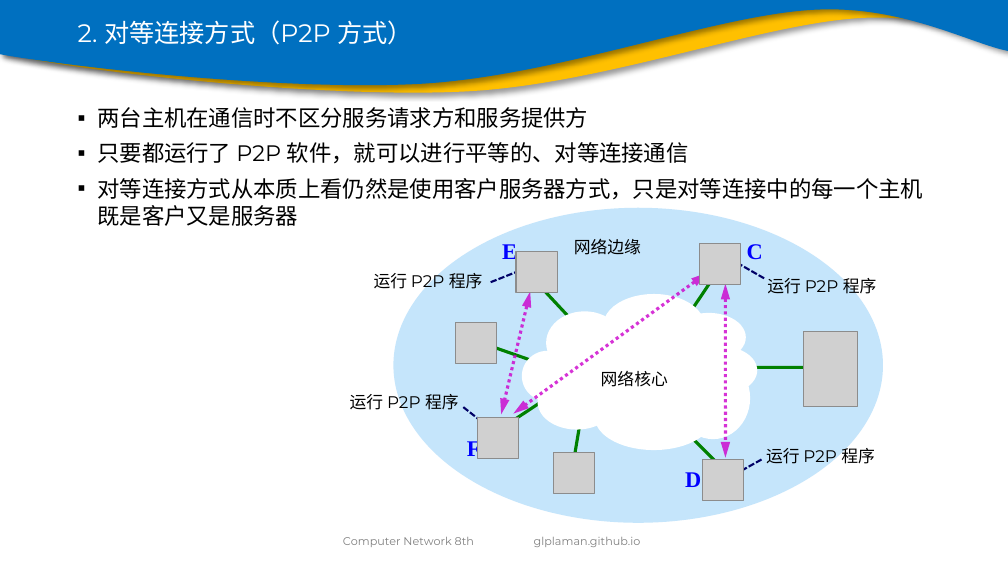
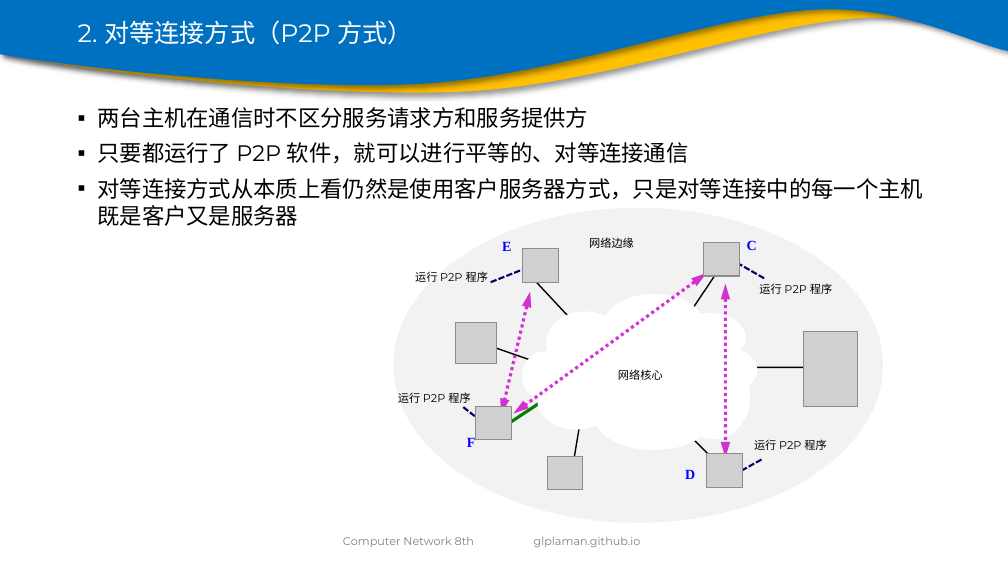
Before and after one commit to glplaman/glplaman.github.io, a slide deck: slide 37 of network/ppt/chap1.pptx. Drawn at 1008x567 pixels with LibreOffice and Linux fonts; fonts in the diff are those of the drawing; grey boxes stand for pictures; background and template pictures are left out. Boxes give left, top, right and bottom in pixels: in the first picture for what was removed or moved away, otherwise in the second. Text is boxed around its words. In the diff, an @@ line names an element or a change of style, - is before the commit and + after.

```diff
--- a/network/ppt/chap1.pptx
+++ b/network/ppt/chap1.pptx
@@ ellipse at (393,208,883,523): fill #C5E5FB to #F2F2F2 @@
@@ text "网络边缘" at (589,237,634,248): size 12 to 8 pt; alignment left to centre @@
@@ text "运行 P2P 程序": place and size @@
-text "运行 P2P 程序" at (374,270,483,291)
+text "运行 P2P 程序" at (415,271,488,282)
@@ picture: place and size @@
-picture at (516,252,557,293)
+picture at (523,249,558,282)
@@ line (723, 263) - (673, 337): stroke #008000 2.25 pt to #000000 1 pt @@
@@ picture: place and size @@
-picture at (700,244,741,285)
+picture at (704,243,739,276)
@@ line (528, 273) - (578, 327): stroke #008000 2.25 pt to #000000 1 pt @@
@@ text "运行 P2P 程序": place and size @@
-text "运行 P2P 程序" at (767,275,877,297)
+text "运行 P2P 程序" at (759,283,832,294)
@@ line (548, 366) - (464, 337): stroke #008000 2.25 pt to #000000 1 pt @@
@@ text "运行 P2P 程序": place and size @@
-text "运行 P2P 程序" at (350,392,459,413)
+text "运行 P2P 程序" at (398,392,470,403)
@@ text "网络核心" at (618,369,663,380): size 12 to 8 pt; alignment left to centre @@
@@ line (817, 367) - (731, 367): stroke #008000 2.25 pt to #000000 1 pt @@
@@ picture added at (476,406,511,439) @@
@@ picture removed at (478,417,519,459) @@
@@ line (572, 475) - (582, 414): stroke #008000 2.25 pt to #000000 1 pt @@
@@ line (717, 463) - (673, 419): stroke #008000 2.25 pt to #000000 1 pt @@
@@ size 16 to 10 pt in 4 elements at (685,469,695,479), (747,240,757,250), (502,241,511,251), (467,436,476,447) @@
@@ size 12 to 8 pt in 4 elements at (415,271,488,282), (398,392,470,403), (759,283,832,294), (754,439,826,450) @@
@@ text "运行 P2P 程序": place and size @@
-text "运行 P2P 程序" at (766,445,875,467)
+text "运行 P2P 程序" at (754,439,826,450)
@@ picture: place and size @@
-picture at (553,452,595,493)
+picture at (547,457,583,490)
@@ picture removed at (703,460,744,501) @@
@@ picture added at (707,454,742,487) @@
```
Also in this commit, not shown: 12 other slides changed, 13 other files.
